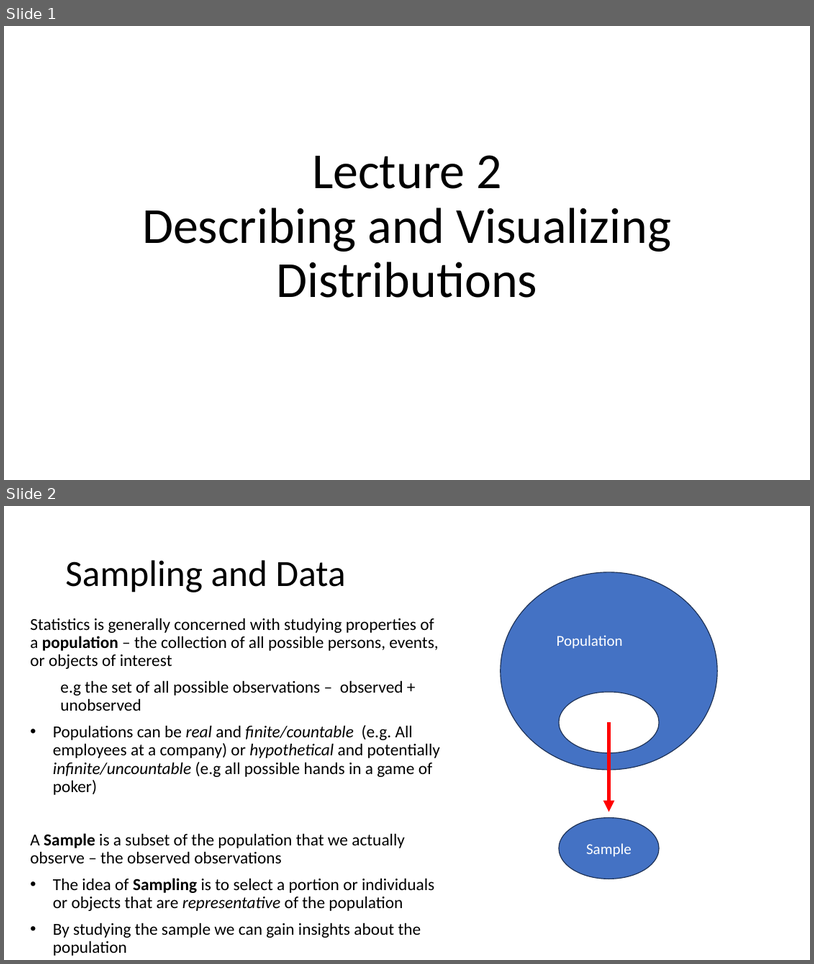
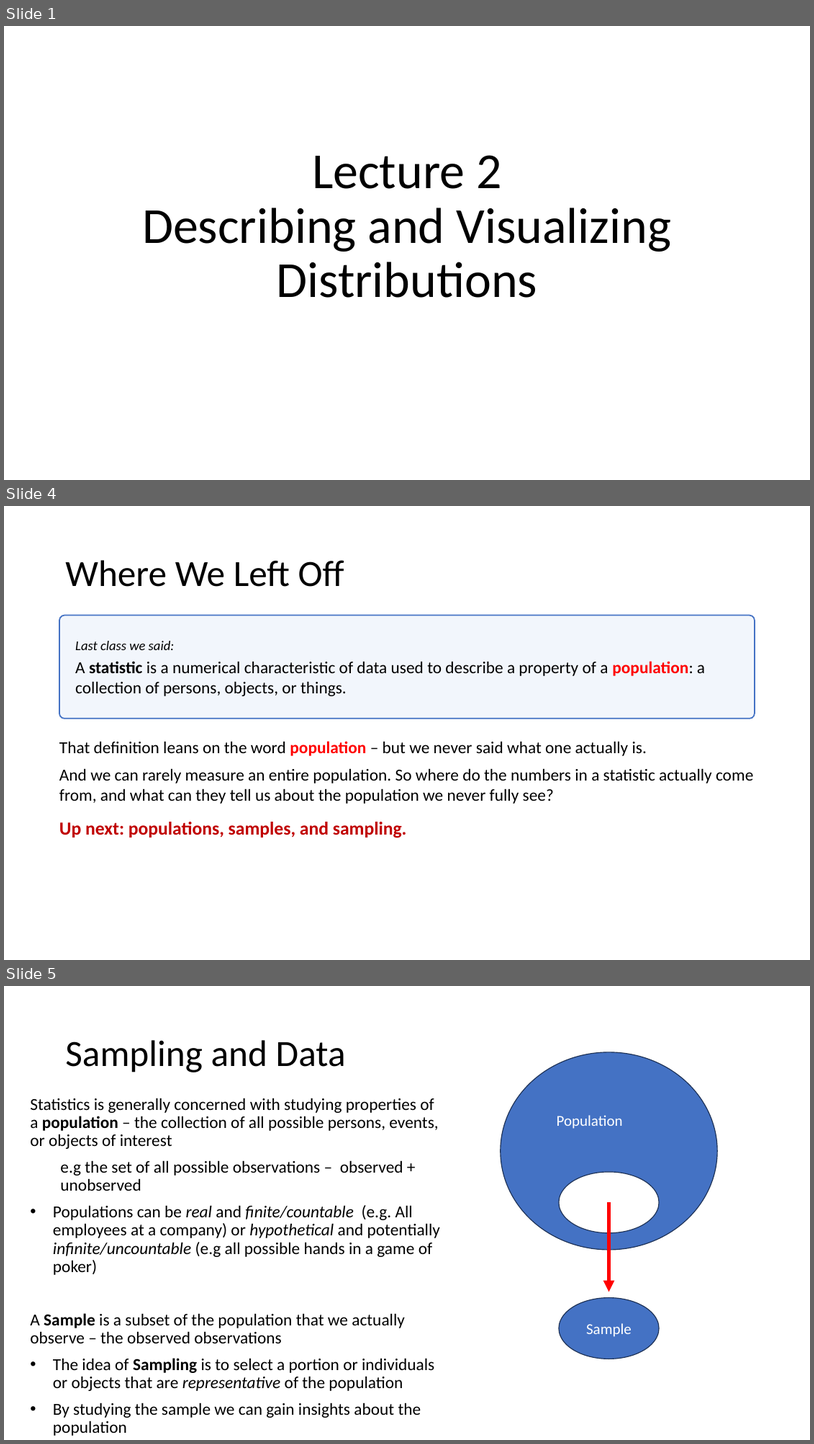
Before and after one commit to Jarred6068/Kvamme_UI_STAT251, a slide deck: docs/lecture_slides/Week 1/Week1_Lecture2_Slides_1_12_2024.pptx. Shown one above the other, each under a label of ours: slides 1 and 2 before the commit, slides 1, 4 and 5 after it; the slides between them are not shown. The pictures are 814x964 and 814x1444 pixels, drawn with LibreOffice and Linux fonts; fonts in the diff are those of the drawing. Boxes give left, top, right and bottom in pixels: in the first picture for what was removed or moved away, otherwise in the second. Text is boxed around its words. In the diff, an @@ line names an element or a change of style, - is before the commit and + after.

```diff
--- a/docs/lecture_slides/Week 1/Week1_Lecture2_Slides_1_12_2024.pptx
+++ b/docs/lecture_slides/Week 1/Week1_Lecture2_Slides_1_12_2024.pptx
@@ slide 4 added at [4, 506, 810, 960], background #FFFFFF @@
@@ title added at [65, 560, 345, 587], 44 pt, text #000000 @@
+Where We Left Off
@@ rounded rectangle added at [59, 615, 756, 718], fill #F2F6FC, outline #4472C4 1.5 pt, 20 pt, text #000000 @@
+Last class we said:
+A statistic is a numerical characteristic of data used to describe a property of a population: a collection of persons, objects, or things.
@@ text added at [59, 741, 754, 838], 20 pt, text #000000 @@
+That definition leans on the word population – but we never said what one actually is.
+And we can rarely measure an entire population. So where do the numbers in a statistic actually come from, and what can they tell us about the population we never fully see?
+Up next: populations, samples, and sampling.
@@ what was slide 2 is now slide 5 @@
```
Also in this commit, not shown: 2 slides changed, 3 other slides added, 25 other files.
